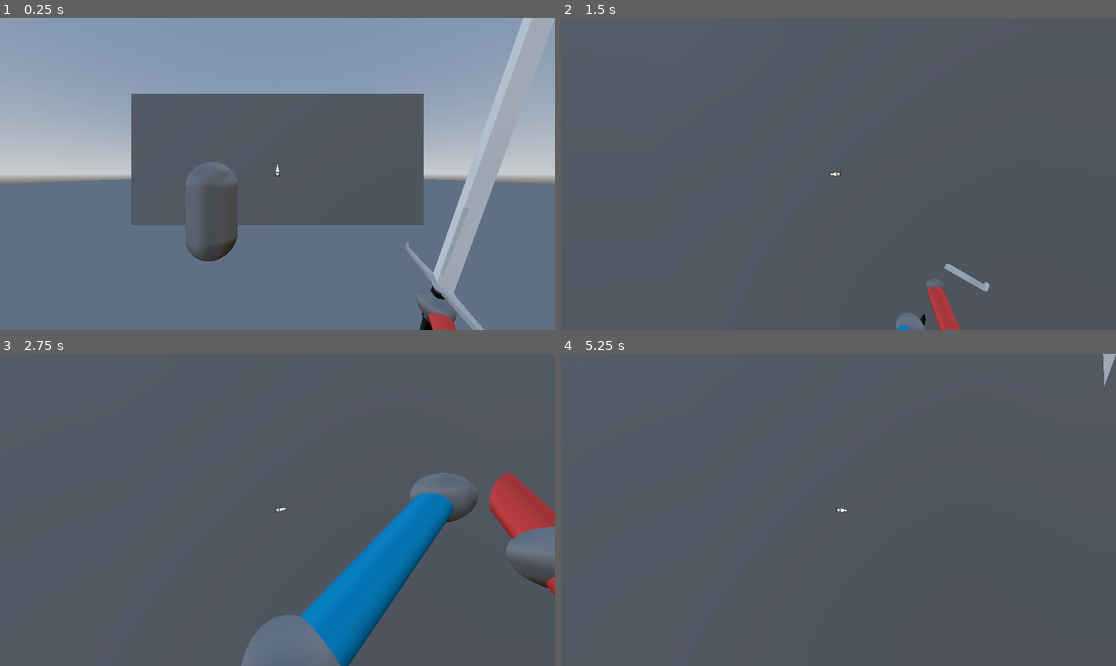
Above: before the commit, frames 1-4 (two rows, left to right).
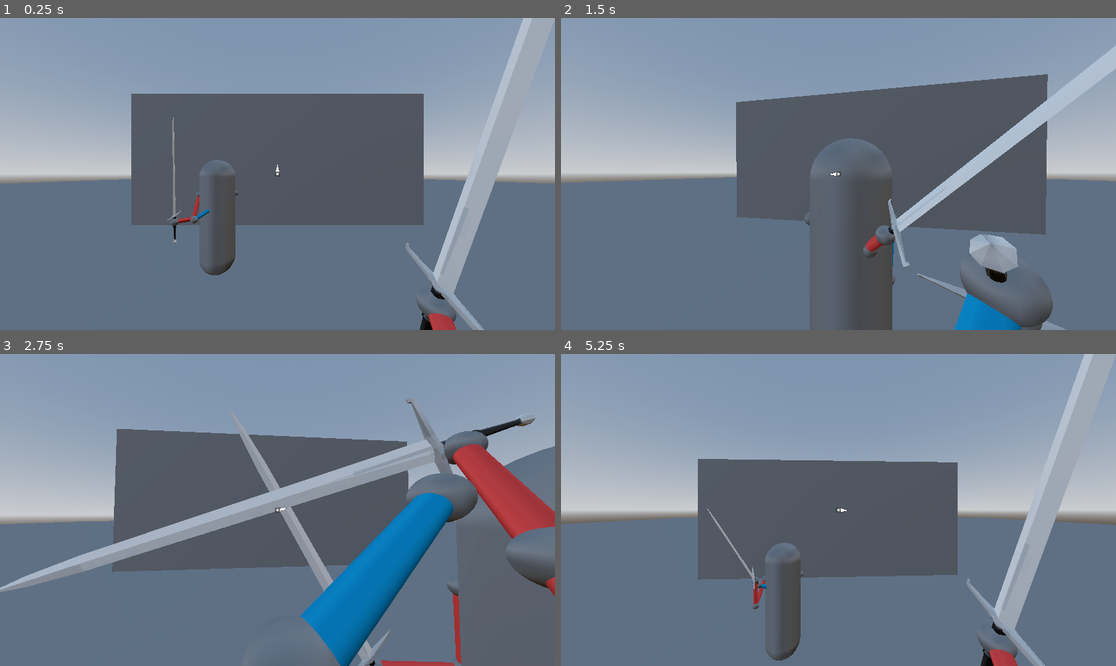
Above: after the commit, the same moments.

Repository: NoseCat/SwordPlay
Game: Godot game, scene res://Basic/level.tscn
Same seed, same stepped clock (60 frames per second), same inputs: the game is played once before the commit and once after it.
Inputs (mouse positions are in pixels of both pictures, inside the frame that each line leads up to):
- Up to frame 1 (0.25 s): no input
- Up to frame 2 (1.5 s): tap Enter (ui_accept) at 0.5, 0.77, 1.07 s; move the mouse to (866, 174) at 0.52 s; hold Up (ui_up) from 0.53 s (still down); tap F (F) at 0.6 s; click (866, 174) at 0.8 s; move the mouse to (810, 174) at 1.27 s; click (810, 174) at 1.35 s
- Up to frame 3 (2.75 s): keep holding Up (ui_up); tap Enter (ui_accept) at 1.52, 1.82 s; right-click (249, 510) at 1.55 s; move the mouse to (288, 503) at 2.02 s; right-click (288, 503) at 2.1 s; tap A (A, bound only after the commit) at 2.3 s
- Up to frame 4 (5.25 s): keep holding Up (ui_up); move the mouse to (832, 516) at 2.77 s; tap A (A, bound only after the commit) at 2.85 s; tap Enter (ui_accept) at 3.02, 3.32, 3.77, 4.07, 4.52, 4.82 s; tap D (D, bound only after the commit) at 3.05, 3.6 s; move the mouse to (877, 513) at 3.52 s; tap S (S, bound only after the commit) at 3.8, 4.35 s; move the mouse to (794, 506) at 4.27 s; tap Space (Space, bound only after the commit) at 4.55, 5.1 s; move the mouse to (844, 510) at 5.02 s

The runs differ from the first frame. In frame 1, 1.1% of the frame differs, in the area x 30-43%, y 31-83%; in frame 2, 71%; in frame 3, 65%; in frame 4, 81%, in the area x 0-100%, y 0-100%.

Commit message:
direct tweening

Diff:
--- a/Basic/enemy.gd
+++ b/Basic/enemy.gd
@@ -1,16 +1,83 @@
 extends Node3D
 
+@export var weapon: Sword
+@export var target: Node3D
 
-# Called when the node enters the scene tree for the first time.
-func _ready() -> void:
-	pass # Replace with function body.
+@export_group("Movement")
+@export var move_speed := 2.5
+@export var near_distance := 3.0   # closer than this = combat mode
+@export var min_distance := 1.2    # push never goes closer than this
+@export_group("Combat timing")
+@export var action_interval := Vector2(0.6, 1.8) # random seconds between attacks
+@export var move_interval := Vector2(0.3, 0.9)   # random seconds per movement choice
+
+enum Move { IDLE, BACK, SIDESTEP_LEFT, SIDESTEP_RIGHT, PUSH }
+
+var _move: Move = Move.IDLE
+var _move_timer := 0.0
+var _action_timer := 1.0
 
 
-# Called every frame. 'delta' is the elapsed time since the previous frame.
 func _process(delta: float) -> void:
-	pass
+	if target == null or weapon == null:
+		return
+
+	var to_target := target.global_position - global_position
+	to_target.y = 0.0
+	var distance := to_target.length()
+	if distance < 0.01:
+		return
+	var dir := to_target / distance
+
+	# Always face the player (-Z points at the target)
+	look_at(global_position + dir, Vector3.UP)
+
+	if distance > near_distance:
+		# Far: walk towards the player
+		global_position += dir * move_speed * delta
+		_move = Move.IDLE
+		_move_timer = 0.0
+		return
+
+	# Near: random movement + random attacks
+	_update_movement(delta, dir, distance)
+	_update_actions(delta)
 
 
-func _on_area_3d_area_entered(area: Area3D) -> void:
-	pass
-	#instance.quaternion = $"../CharacterBody3D".get_node("SwordCenter/SwordGrip/Blade").sword_rotation
+func _update_movement(delta: float, dir: Vector3, distance: float) -> void:
+	_move_timer -= delta
+	if _move_timer <= 0.0:
+		_move = [Move.IDLE, Move.BACK, Move.SIDESTEP_LEFT, Move.SIDESTEP_RIGHT, Move.PUSH].pick_random()
+		_move_timer = randf_range(move_interval.x, move_interval.y)
+
+	var right := dir.cross(Vector3.UP) # right-hand side relative to facing
+	var velocity := Vector3.ZERO
+
+	match _move:
+		Move.BACK:
+			velocity = -dir
+		Move.SIDESTEP_LEFT:
+			velocity = -right
+		Move.SIDESTEP_RIGHT:
+			velocity = right
+		Move.PUSH:
+			if distance > min_distance:
+				velocity = dir * 1.5 # pushes in a bit faster
+
+	global_position += velocity * move_speed * delta
+
+
+func _update_actions(delta: float) -> void:
+	_action_timer -= delta
+	if _action_timer > 0.0:
+		return
+	_action_timer = randf_range(action_interval.x, action_interval.y)
+
+	# Random direction (normalized Vec2) -> angle, same as the crosshair code
+	var random_dir := Vector2.from_angle(randf_range(0.0, TAU))
+	var angle := random_dir.angle_to(Vector2.RIGHT)
+
+	match randi() % 3:
+		0: weapon.attack(angle)
+		1: weapon.parry()
+		2: weapon.stab(angle)
--- a/Basic/enemy.tscn
+++ b/Basic/enemy.tscn
@@ -1,13 +1,19 @@
 [gd_scene format=3 uid="uid://few4r67ra3hf"]
 
 [ext_resource type="Script" uid="uid://7rb7ssfi2gtw" path="res://Basic/enemy.gd" id="1_7k104"]
+[ext_resource type="PackedScene" uid="uid://bedk2ntqyfnwe" path="res://Sword/sword.tscn" id="2_ch3w2"]
+[ext_resource type="Script" uid="uid://c8llfxv1tmly4" path="res://Basic/mock_camera.gd" id="3_qoaj6"]
+[ext_resource type="PackedScene" uid="uid://cajn7pmth67df" path="res://Body/Hands/hands.tscn" id="4_51dab"]
 
 [sub_resource type="CapsuleShape3D" id="CapsuleShape3D_4gyqm"]
+radius = 0.3
 
 [sub_resource type="CapsuleMesh" id="CapsuleMesh_qi2p4"]
+radius = 0.3
 
-[node name="Enemy" type="Node3D" unique_id=357414427]
+[node name="Enemy" type="Node3D" unique_id=357414427 node_paths=PackedStringArray("weapon")]
 script = ExtResource("1_7k104")
+weapon = NodePath("SwordCenter")
 
 [node name="Area3D" type="Area3D" parent="." unique_id=882093229]
 collision_layer = 2
@@ -19,4 +25,17 @@
 [node name="MeshInstance3D" type="MeshInstance3D" parent="." unique_id=1935267263]
 mesh = SubResource("CapsuleMesh_qi2p4")
 
+[node name="SwordCenter" parent="." unique_id=1544335584 node_paths=PackedStringArray("camera") instance=ExtResource("2_ch3w2")]
+transform = Transform3D(1, 0, 0, 0, 1, 0, 0, 0, 1, 0, 0.4, 0)
+camera = NodePath("../MockCamera")
+
+[node name="MockCamera" type="Node3D" parent="." unique_id=233112345]
+transform = Transform3D(1, 0, 0, 0, 1, 0, 0, 0, 1, 0, 1, 0)
+script = ExtResource("3_qoaj6")
+
+[node name="Hands" parent="." unique_id=2128425114 node_paths=PackedStringArray("camera", "weapon") instance=ExtResource("4_51dab")]
+transform = Transform3D(1, 0, 0, 0, 1, 0, 0, 0, 1, 0, 0.4, 0)
+camera = NodePath("../MockCamera")
+weapon = NodePath("../SwordCenter")
+
 [connection signal="area_entered" from="Area3D" to="." method="_on_area_3d_area_entered"]
--- a/Basic/level.tscn
+++ b/Basic/level.tscn
@@ -54,5 +54,6 @@
 [node name="MeshInstance3D" type="MeshInstance3D" parent="StaticBody3D2/CollisionShape3D" unique_id=797131594]
 mesh = SubResource("BoxMesh_vonw3")
 
-[node name="Enemy" parent="." unique_id=357414427 instance=ExtResource("2_vonw3")]
+[node name="Enemy" parent="." unique_id=357414427 node_paths=PackedStringArray("target") instance=ExtResource("2_vonw3")]
 transform = Transform3D(1, 0, 0, 0, 1, 0, 0, 0, 1, -1.3437977, 1.5000005, -3.2545793)
+target = NodePath("../CharacterBody3D")
--- /dev/null
+++ b/Basic/mock_camera.gd
@@ -0,0 +1,11 @@
+extends Node3D
+
+
+# Called when the node enters the scene tree for the first time.
+func _ready() -> void:
+	pass # Replace with function body.
+
+
+# Called every frame. 'delta' is the elapsed time since the previous frame.
+func _process(delta: float) -> void:
+	look_at($"../../CharacterBody3D".global_position)
--- a/Basic/player.gd
+++ b/Basic/player.gd
@@ -1,9 +1,21 @@
 extends CharacterBody3D
-
 
 const SPEED = 5.0
 const JUMP_VELOCITY = 4.5
 
+@export var sword : Sword
+@export var crosshair : Control
+
+func _process(delta: float) -> void:
+	var crosshair_angle = crosshair.get_direction().angle_to(Vector2.RIGHT)
+	if Input.is_action_just_pressed("LMB"):
+		sword.attack(crosshair_angle)
+
+	if Input.is_action_just_pressed("RMB"):
+		sword.parry()
+
+	if Input.is_action_just_pressed("F"):
+		sword.stab(crosshair_angle)
 
 func _physics_process(delta: float) -> void:
 	# Add the gravity.
@@ -11,12 +23,12 @@
 		velocity += get_gravity() * delta
 
 	# Handle jump.
-	if Input.is_action_just_pressed("ui_accept") and is_on_floor():
+	if Input.is_action_just_pressed("Space") and is_on_floor():
 		velocity.y = JUMP_VELOCITY
 
 	# Get the input direction and handle the movement/deceleration.
 	# As good practice, you should replace UI actions with custom gameplay actions.
-	var input_dir := Input.get_vector("ui_left", "ui_right", "ui_up", "ui_down")
+	var input_dir := Input.get_vector("A", "D", "W", "S")
 
 	var camera = $Camera
 	# Get camera's forward and right directions (projected onto horizontal plane)
--- a/Basic/player.tscn
+++ b/Basic/player.tscn
@@ -28,8 +28,10 @@
 shader_parameter/color = Color(1, 1, 1, 1)
 shader_parameter/outline_color = Color(0, 0, 0, 1)
 
-[node name="CharacterBody3D" type="CharacterBody3D" unique_id=829881822]
+[node name="CharacterBody3D" type="CharacterBody3D" unique_id=829881822 node_paths=PackedStringArray("sword", "crosshair")]
 script = ExtResource("1_onrkg")
+sword = NodePath("SwordCenter")
+crosshair = NodePath("Crosshair")
 
 [node name="CollisionShape3D" type="CollisionShape3D" parent="." unique_id=980945230]
 shape = SubResource("CapsuleShape3D_onrkg")
@@ -92,10 +94,9 @@
 grow_vertical = 2
 mouse_filter = 2
 
-[node name="SwordCenter" parent="." unique_id=1544335584 node_paths=PackedStringArray("camera", "crosshair") instance=ExtResource("9_b26j0")]
+[node name="SwordCenter" parent="." unique_id=1544335584 node_paths=PackedStringArray("camera") instance=ExtResource("9_b26j0")]
 transform = Transform3D(1, 0, 0, 0, 1, 0, 0, 0, 1, 0, 0.42270243, 0)
 camera = NodePath("../Camera")
-crosshair = NodePath("../Crosshair")
 
 [node name="Hands" parent="." unique_id=2128425114 node_paths=PackedStringArray("camera", "weapon") instance=ExtResource("8_dw050")]
 transform = Transform3D(1, 0, 0, 0, 1, 0, 0, 0, 1, 0, 0.4, 0)
--- a/StateMachine/State.gd
+++ b/StateMachine/State.gd
@@ -7,11 +7,11 @@
 func exit() -> void: pass
 func process(delta: float) -> void: pass
 
-var state: StateMachine
+var machine: StateMachine
 var host
 
 func change_state(next: Variant) -> void:
-	state.change_state(next)
+	machine.change_state(next)
 
 func change(_name: String):
-	state.change_state(state.states.get(_name))
+	machine.change_state(machine.states.get(_name))
--- a/StateMachine/StateMachine.gd
+++ b/StateMachine/StateMachine.gd
@@ -12,7 +12,7 @@
 	host = _host
 
 func add_state(state: State, _name: String):
-	state.state = self
+	state.machine = self
 	state.name = _name
 	states[state.name] = state
 	state.host = host
--- a/Sword/states/Idle.gd
+++ b/Sword/states/Idle.gd
@@ -5,11 +5,4 @@
 	pass
 
 func process(_delta: float):
-	if Input.is_action_just_pressed("LMB"):
-		host.attack()
-
-	if Input.is_action_just_pressed("RMB"):
-		host.parry()
-
-	if Input.is_action_just_pressed("F"):
-		host.stab()
+	pass
--- a/Sword/states/StabWindup.gd
+++ b/Sword/states/StabWindup.gd
@@ -4,8 +4,8 @@
 #func init() -> void:
 
 func enter():
-	host.tween_pivot(host.pivot_swing_q, host.stab_windup_time).finished.connect(_on_windup_done)
-	host.tween_sword(host.sword_stab_t, host.stab_windup_time)
+	host.tween_sword_mult(host.pivot_swing_q, host.sword_stab_t, host.stab_windup_time).finished.connect(_on_windup_done)
+
 
 #func process(delta: float):
 
--- a/Sword/states/SwingWindup.gd
+++ b/Sword/states/SwingWindup.gd
@@ -4,8 +4,8 @@
 #func init() -> void:
 
 func enter():
-	host.tween_pivot(host.pivot_swing_q, host.swing_windup_time)
-	host.tween_sword(host.sword_swing_t, host.swing_windup_time).finished.connect(_on_windup_done)
+	#host.tween_pivot(host.pivot_swing_q, host.swing_windup_time)
+	host.tween_sword_mult(host.pivot_swing_q, host.sword_swing_t, host.swing_windup_time).finished.connect(_on_windup_done)
 
 #func process(delta: float):
 
--- a/Sword/sword.gd
+++ b/Sword/sword.gd
@@ -19,7 +19,6 @@
 
 #interaction nodes
 @export var camera: Node3D
-@export var crosshair: Control
 
 #poses
 @onready var pivot_idle_q: Quaternion = self.quaternion
@@ -64,22 +63,17 @@
 	sword.transform = sword_t
 
 
-func attack() -> void:
-	var crosshair_angle = crosshair.get_direction().angle_to(Vector2.RIGHT)
+func attack(crosshair_angle: float) -> void:
 	pivot_swing_q = Quaternion(Vector3.FORWARD, -crosshair_angle).normalized()
 
 	state.change("SwingWindup")
 
-func stab() -> void:
-	var crosshair_angle = crosshair.get_direction().angle_to(Vector2.RIGHT)
+func stab(crosshair_angle: float) -> void:
 	pivot_swing_q = Quaternion(Vector3.FORWARD, -crosshair_angle).normalized()
 
 	state.change("StabWindup")
 
 func parry() -> void:
-	var crosshair_angle = crosshair.get_direction().angle_to(Vector2.RIGHT)
-	pivot_swing_q = Quaternion(Vector3.FORWARD, -crosshair_angle).normalized()
-
 	state.change("ParryWindup")
 
 
@@ -100,6 +94,14 @@
 	sword_tween = create_tween()
 	sword_tween.tween_property(self, "sword_t", target, time).set_trans(trans).set_ease(tween_ease)
 	return sword_tween
+
+func tween_sword_mult(q: Quaternion, t: Transform3D, time: float, trans := Tween.TRANS_LINEAR, tween_ease := Tween.EASE_IN_OUT):
+	var tween = tween_sword(Transform3D(Basis(q), Vector3.ZERO) * t, time, trans, tween_ease)
+	tween.finished.connect(func():
+		pivot_q = q
+		sword_t = t)
+	return tween
+
 
 # func animate(anim_name: StringName, time := 1.0, blend := 0.0):
 # 	var speed := 1.0
--- a/project.godot
+++ b/project.godot
@@ -46,6 +46,31 @@
 "events": [Object(InputEventMouseButton,"resource_local_to_scene":false,"resource_name":"","device":-1,"window_id":0,"a …(258 unchanged characters)…
 ]
 }
+Space={
+"deadzone": 0.2,
+"events": [Object(InputEventKey,"resource_local_to_scene":false,"resource_name":"","device":-1,"window_id":0,"alt_pressed":false,"shift_pressed":false,"ctrl_pressed":false,"meta_pressed":false,"pressed":false,"keycode":0,"physical_keycode":32,"key_label":0,"unicode":32,"location":0,"echo":false,"script":null)
+]
+}
+A={
+"deadzone": 0.2,
+"events": [Object(InputEventKey,"resource_local_to_scene":false,"resource_name":"","device":-1,"window_id":0,"alt_pressed":false,"shift_pressed":false,"ctrl_pressed":false,"meta_pressed":false,"pressed":false,"keycode":0,"physical_keycode":65,"key_label":0,"unicode":97,"location":0,"echo":false,"script":null)
+]
+}
+S={
+"deadzone": 0.2,
+"events": [Object(InputEventKey,"resource_local_to_scene":false,"resource_name":"","device":-1,"window_id":0,"alt_pressed":false,"shift_pressed":false,"ctrl_pressed":false,"meta_pressed":false,"pressed":false,"keycode":0,"physical_keycode":83,"key_label":0,"unicode":115,"location":0,"echo":false,"script":null)
+]
+}
+D={
+"deadzone": 0.2,
+"events": [Object(InputEventKey,"resource_local_to_scene":false,"resource_name":"","device":-1,"window_id":0,"alt_pressed":false,"shift_pressed":false,"ctrl_pressed":false,"meta_pressed":false,"pressed":false,"keycode":0,"physical_keycode":68,"key_label":0,"unicode":100,"location":0,"echo":false,"script":null)
+]
+}
+W={
+"deadzone": 0.2,
+"events": [Object(InputEventKey,"resource_local_to_scene":false,"resource_name":"","device":-1,"window_id":0,"alt_pressed":false,"shift_pressed":false,"ctrl_pressed":false,"meta_pressed":false,"pressed":false,"keycode":0,"physical_keycode":87,"key_label":0,"unicode":119,"location":0,"echo":false,"script":null)
+]
+}
 
 [layer_names]
 
Not shown, added: Basic/mock_camera.gd.uid
